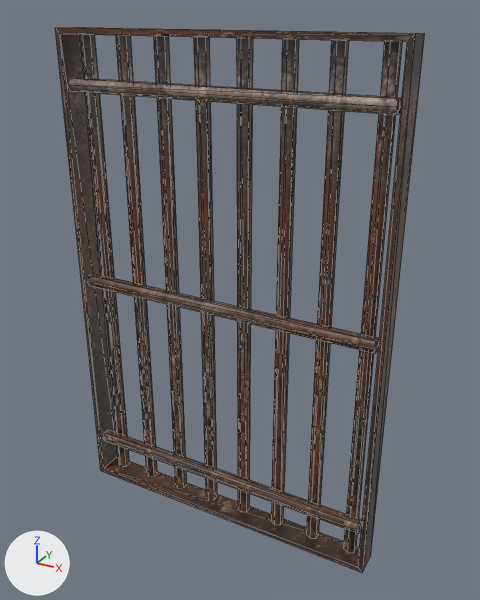
Renders of the glTF model assets/level/Gitter-Tür.gltf from each side of a commit.
Before and after are seen from a camera (50 mm lens) standing at (1.81, -3.07, 3.1) and looking at (0.08, 0.06, 1.54). Arrows for +X, +Y and +Z are at lower left; the lights stay in place. Mesh edges are drawn as thin lines. Vertices at the same position are counted once.

The first picture shows 'Gitter-Tür'.
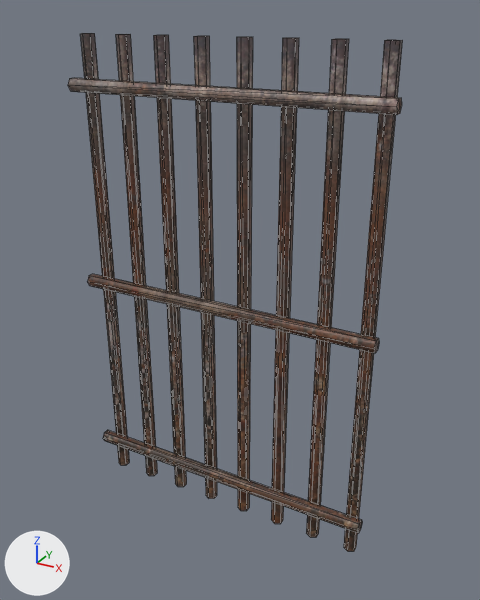
Where the newer file only moved an object's origin or applied its transform, the numbers keep the older frame.

What differs and where, as boxes [x1, y1, x2, y2] in the pictures (480 x 600 px):
'Gitter-Tür', reshaped (9% narrower)
    before: [55, 27, 425, 572]
    after: [68, 33, 403, 551]
part 1 of me_cube_002, deleted
    before: [55, 27, 425, 572]

The change in detail:
me_cube_002 has 148 vertices, 188 faces and spans x 0.0..2.0, y -0.08..0.08, z 0.0..3.0.
me_cube_002 is used by ob_gitter_tür; location (-1.0, 0.0, 0.0).
me_cube_002 part 1: the loose piece of 16 vertices spanning x 0.0..2.0, y -0.08..0.08, z 0.0..3.0 is deleted.
